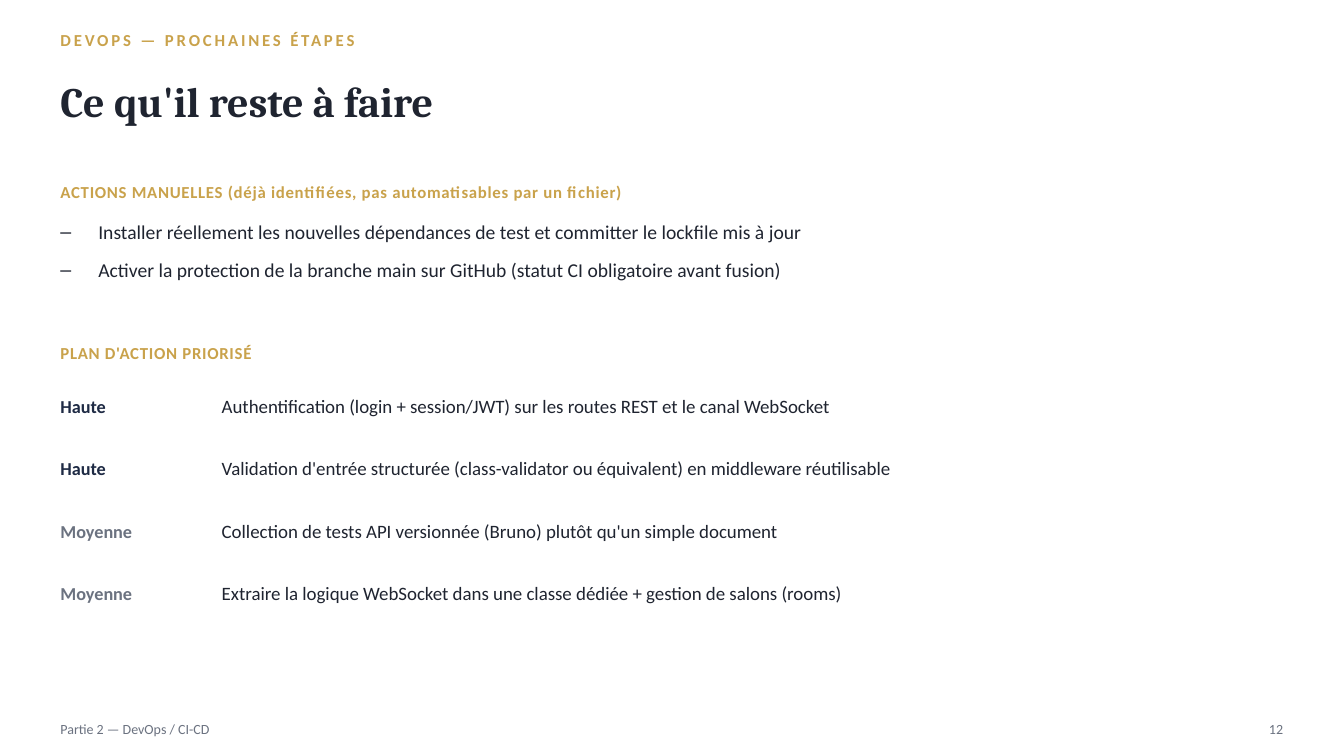
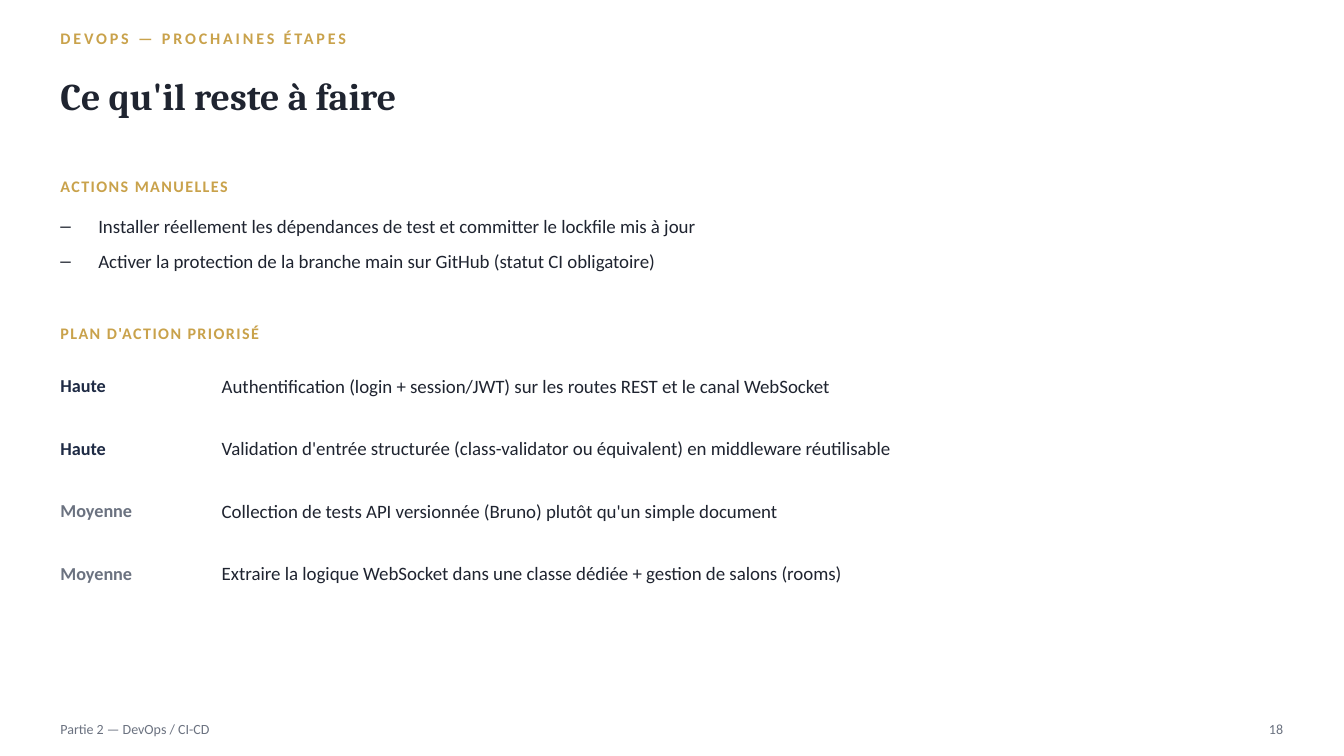
Before and after one commit to phasna/Quiz, a slide deck: slide 18 of quiz_soutenance.pptx (slide 12 before the commit). Drawn at 1344x756 pixels with LibreOffice and Linux fonts; fonts in the diff are those of the drawing. Boxes give left, top, right and bottom in pixels: in the first picture for what was removed or moved away, otherwise in the second. Text is boxed around its words. In the diff, an @@ line names an element or a change of style, - is before the commit and + after.

```diff
--- a/quiz_soutenance.pptx
+++ b/quiz_soutenance.pptx
@@ text "DEVOPS — PROCHAINES ÉTAPES" at (60,22,1284,54): size 12 to 11.5 pt @@
@@ text "Ce qu'il reste à faire" at (60,83,396,118): size 30 to 27 pt @@
@@ text at (60,181,228,192): text changed; size 12 to 11.5 pt @@
-ACTIONS MANUELLES (déjà identifiées, pas automatisables par un fichier)
+ACTIONS MANUELLES
@@ text at (98,220,695,272): text changed; size 14 to 13.5 pt @@
-– Installer réellement les nouvelles dépendances de test et committer le lockfile mis à jour
-– Activer la protection de la branche main sur GitHub (statut CI obligatoire avant fusion)
+– Installer réellement les dépendances de test et committer le lockfile mis à jour
+– Activer la protection de la branche main sur GitHub (statut CI obligatoire)
@@ text "PLAN D'ACTION PRIORISÉ" at (60,326,259,339): size 12 to 11.5 pt, letter spacing 0.5 to 1 pt @@
@@ 9 texts: place and size @@
-9 texts at (60,345,891,604)
+9 texts at (60,326,891,584)
@@ text at (1269,724,1283,734): text changed @@
-12
+18
```
Also in this commit, not shown: 6 other slides changed, 9 slides added, 3 slides removed, 2 other files.
